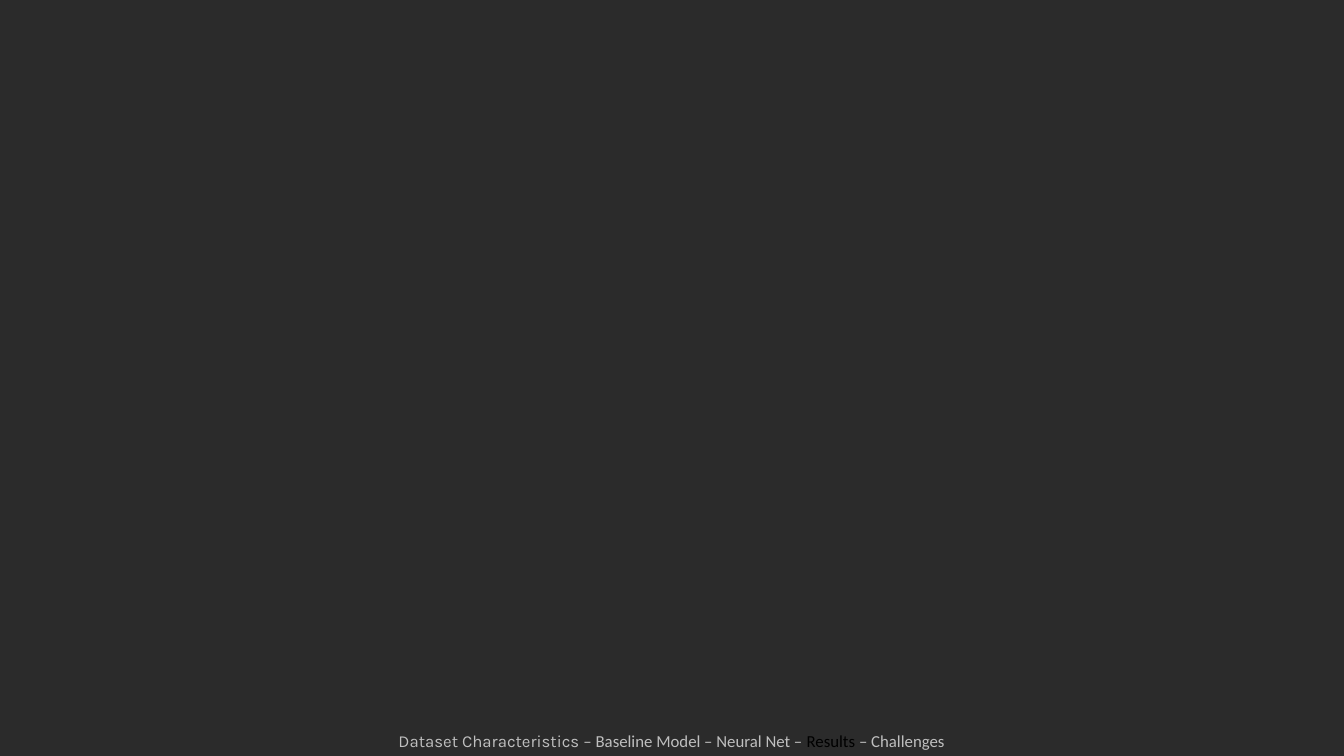
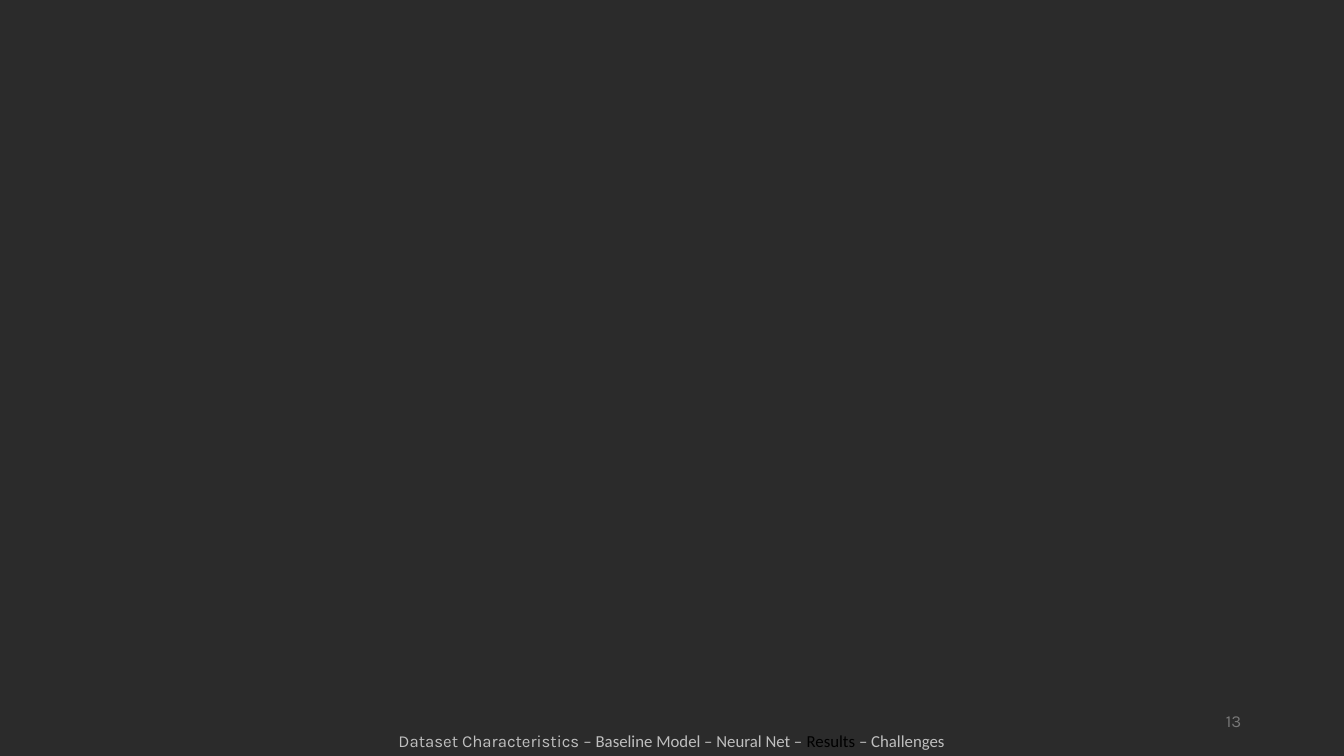
Before and after one commit to antonroefer/bakery-sales-prediction-group-3, a slide deck: slide 13 of 4_Presentation/Group 3.pptx (slide 12 before the commit). Drawn at 1344x756 pixels with LibreOffice and Linux fonts; fonts in the diff are those of the drawing; background and template pictures are left out; a plain dark background stands for a picture behind light text. Boxes give left, top, right and bottom in pixels: in the first picture for what was removed or moved away, otherwise in the second. Text is boxed around its words. In the diff, an @@ line names an element or a change of style, - is before the commit and + after.

```diff
--- a/4_Presentation/Group 3.pptx
+++ b/4_Presentation/Group 3.pptx
@@ page number added at box(1226, 716, 1241, 727), 12 pt, text #797979 @@
+13
```
Also in this commit, not shown: 12 other slides changed, 2 slides added, 1 slide removed.
